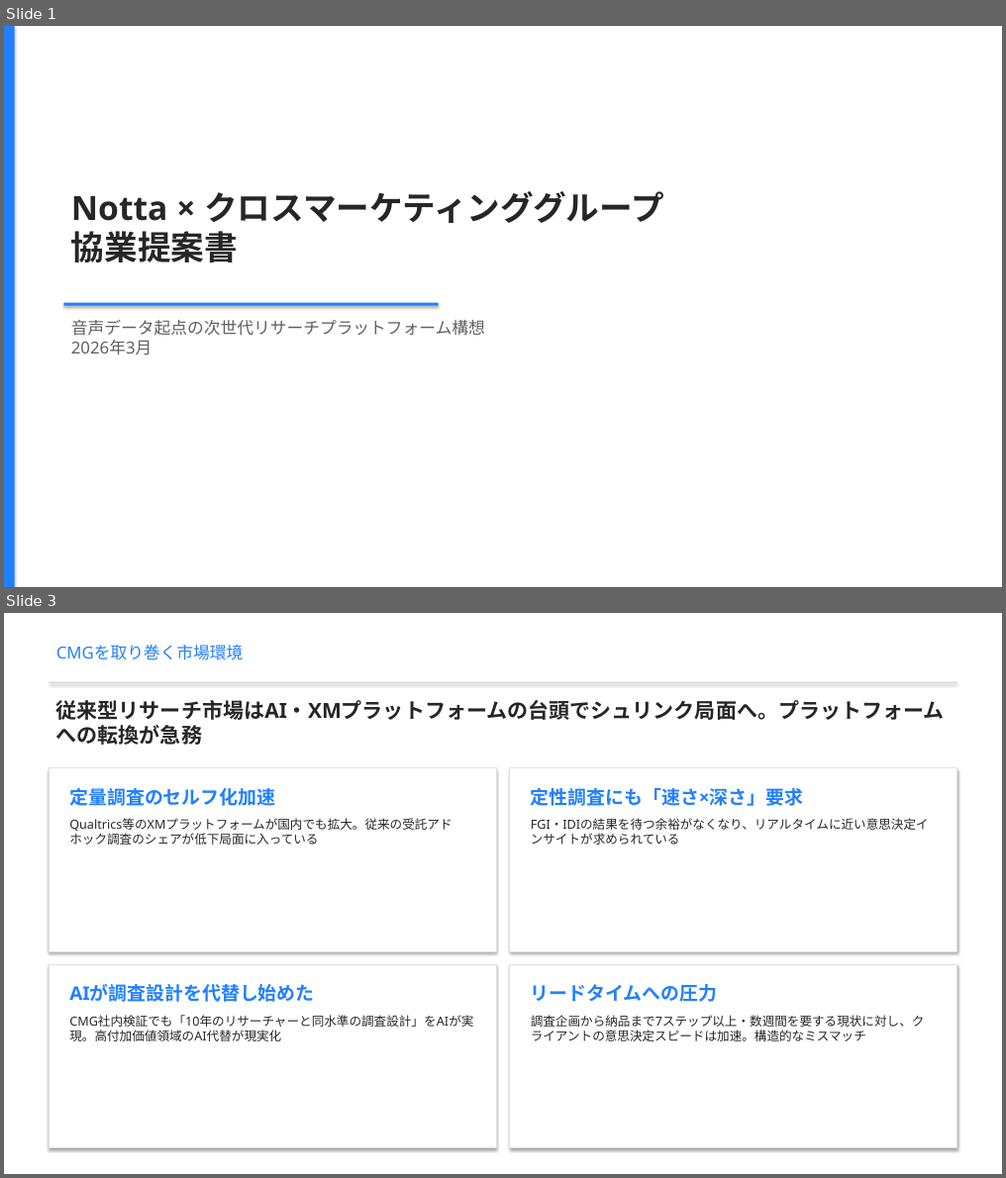
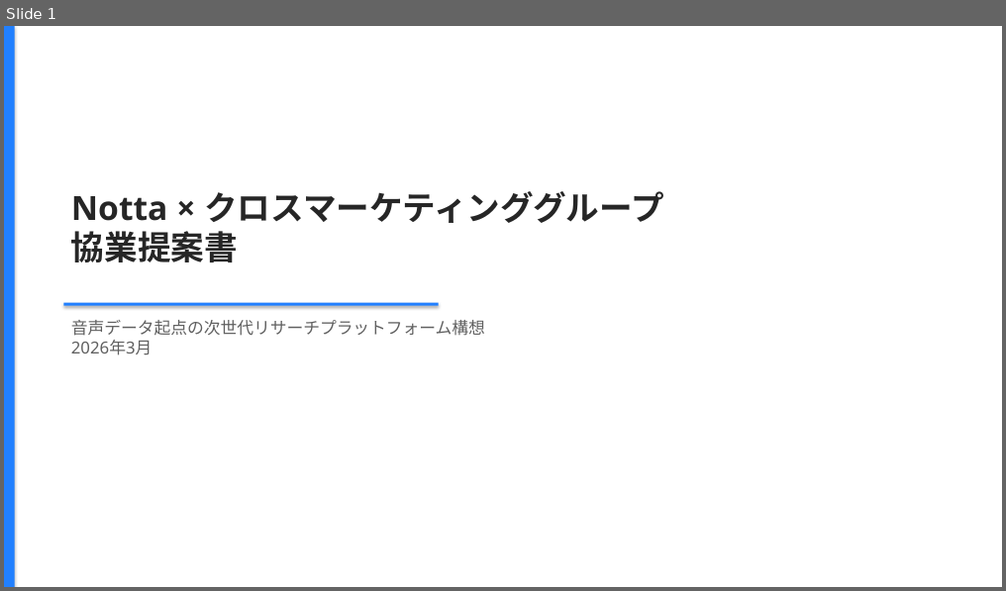
Before and after one commit to hideakikawano-beep/pptCreate, a slide deck: cross_marketing_notta_presentation.pptx. Shown one above the other, each under a label of ours: slides 1 and 3 before the commit, slide 1 after it; the slides between them are not shown. The pictures are 1006x1178 and 1006x591 pixels, drawn with LibreOffice and Linux fonts; fonts in the diff are those of the drawing. Boxes give left, top, right and bottom in pixels: in the first picture for what was removed or moved away, otherwise in the second. Text is boxed around its words. In the diff, an @@ line names an element or a change of style, - is before the commit and + after.

```diff
--- a/cross_marketing_notta_presentation.pptx
+++ b/cross_marketing_notta_presentation.pptx
@@ slide 3 removed at bbox=[4, 613, 1002, 1174], background #FFFFFF @@
@@ text removed at bbox=[56, 645, 244, 661] @@
-CMGを取り巻く市場環境
@@ rectangle removed at bbox=[49, 682, 957, 682] @@
@@ text removed at bbox=[56, 700, 944, 745] @@
-従来型リサーチ市場はAI・XMプラットフォームの台頭でシュリンク局面へ。プラットフォームへの転換が急務
@@ rectangle removed at bbox=[49, 768, 496, 953] @@
@@ text removed at bbox=[69, 788, 275, 806] @@
-定量調査のセルフ化加速
@@ rectangle removed at bbox=[509, 768, 956, 953] @@
@@ text removed at bbox=[531, 788, 803, 806] @@
-定性調査にも「速さ×深さ」要求
@@ text removed at bbox=[69, 818, 451, 845] @@
-Qualtrics等のXMプラットフォームが国内でも拡大。従来の受託アドホック調査のシェアが低下局面に入っている
@@ text removed at bbox=[531, 818, 929, 845] @@
-FGI・IDIの結果を待つ余裕がなくなり、リアルタイムに近い意思決定インサイトが求められている
@@ rectangle removed at bbox=[49, 964, 496, 1149] @@
@@ rectangle removed at bbox=[509, 964, 956, 1149] @@
@@ text removed at bbox=[69, 984, 314, 1002] @@
-AIが調査設計を代替し始めた
@@ text removed at bbox=[531, 984, 718, 1002] @@
-リードタイムへの圧力
@@ text removed at bbox=[69, 1015, 473, 1042] @@
-CMG社内検証でも「10年のリサーチャーと同水準の調査設計」をAIが実現。高付加価値領域のAI代替が現実化
@@ text removed at bbox=[531, 1015, 925, 1042] @@
-調査企画から納品まで7ステップ以上・数週間を要する現状に対し、クライアントの意思決定スピードは加速。構造的なミスマッチ
```
Also in this commit, not shown: 1 slide changed, 3 slides added, 8 other slides removed, 1 other file.
